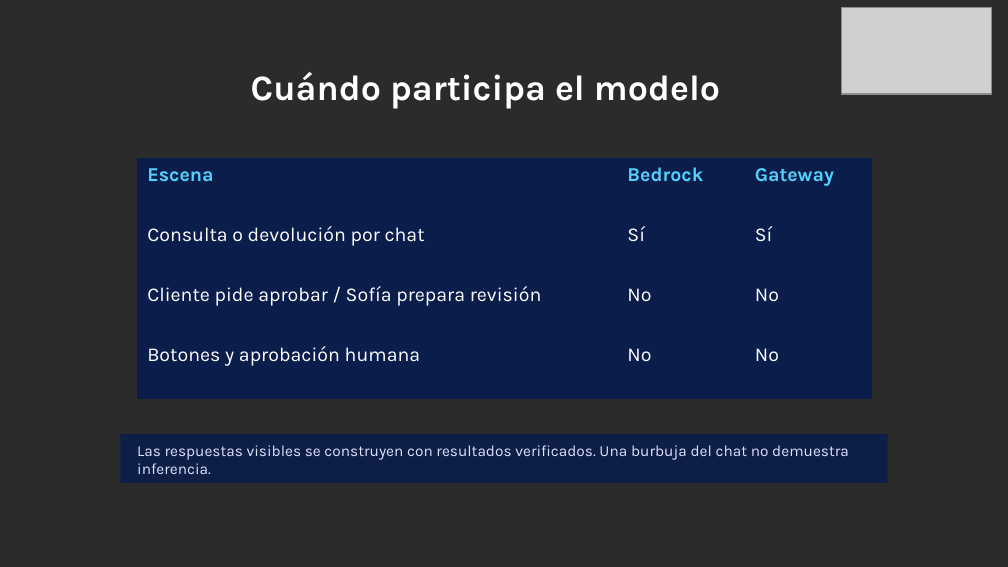
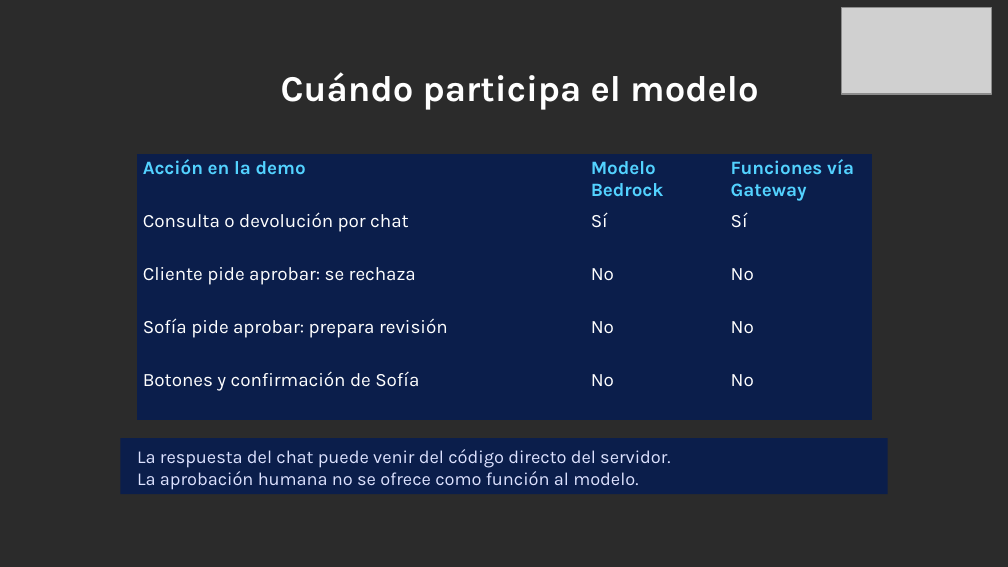
Before and after one commit to dannyfriz/aws-ecommerce-agent-demo, a slide deck: slide 16 of docs/presentaciones/Danny_Friz_SCD_2026_arquitectura_IA.pptx. Drawn at 1008x567 pixels with LibreOffice and Linux fonts; fonts in the diff are those of the drawing; grey boxes stand for pictures; background and template pictures are left out; a plain dark background stands for a picture behind light text. Boxes give left, top, right and bottom in pixels: in the first picture for what was removed or moved away, otherwise in the second. Text is boxed around its words. In the diff, an @@ line names an element or a change of style, - is before the commit and + after.

Commit message:
docs: aclarar el contenido visible de las diapositivas para estudiantes

```diff
--- a/docs/presentaciones/Danny_Friz_SCD_2026_arquitectura_IA.pptx
+++ b/docs/presentaciones/Danny_Friz_SCD_2026_arquitectura_IA.pptx
@@ text "Cuándo participa el modelo" at <box>281,72,758,110</box>: size 25.5 to 26 pt @@
@@ table at <box>137,154,872,420</box> @@
-row 1: Escena | Bedrock | Gateway
+row 1: Acción en la demo | Modelo / Bedrock | Funciones vía / Gateway
-row 3: Cliente pide aprobar / Sofía prepara revisión | No | No
-row 4: Botones y aprobación humana | No | No
+row 3: Cliente pide aprobar: se rechaza | No | No
+row 4: Sofía pide aprobar: prepara revisión | No | No
+row 5: Botones y confirmación de Sofía | No | No
@@ table: place and size @@
-table at <box>137,158,871,402</box>
+table at <box>137,154,872,420</box>
@@ rectangle: place and size @@
-rectangle at <box>120,434,887,484</box>
+rectangle at <box>120,438,887,495</box>
@@ rectangle at <box>120,438,887,495</box>: fill #0B1E4B at 90% opacity to #0B1E4B @@
@@ text removed at <box>137,445,849,474</box> @@
-Las respuestas visibles se construyen con resultados verificados. Una burbuja del chat no demuestra inferencia.
@@ text added at <box>137,449,670,490</box>, 13 pt, text #DDE2FF @@
+La respuesta del chat puede venir del código directo del servidor.
+La aprobación humana no se ofrece como función al modelo.
```
Also in this commit, not shown: 23 other slides changed, 1 slide added, 1 slide removed, 4 other files.
